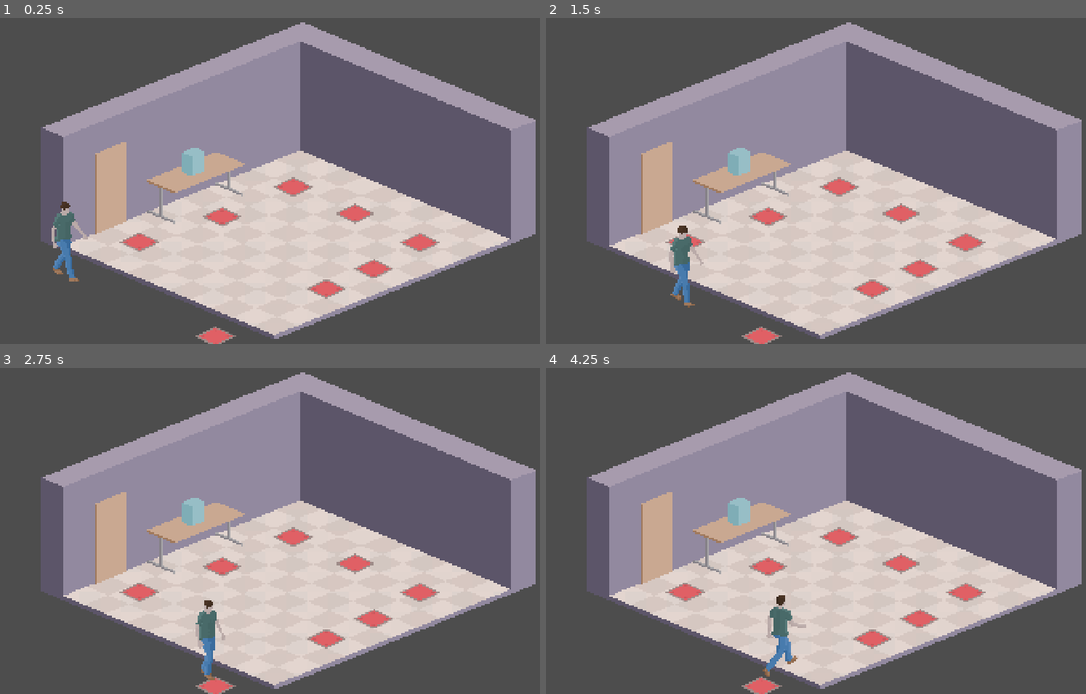
Above: before the commit, frames 1-4 (two rows, left to right).
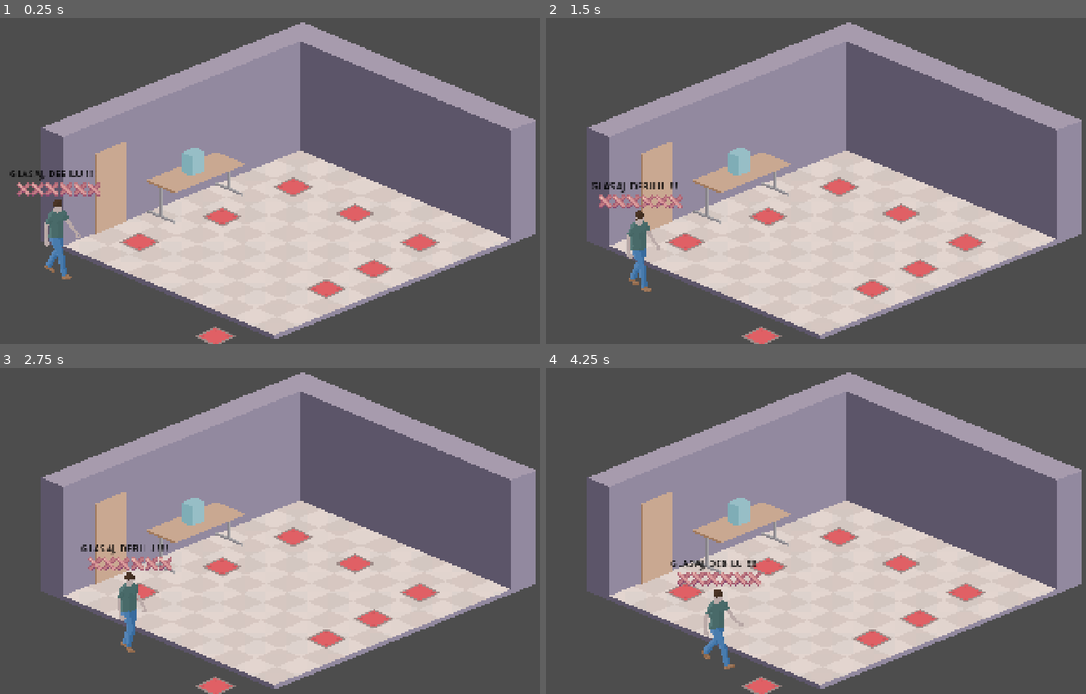
Above: after the commit, the same moments.

Repository: kreativna-blokada/blokadna-glasalica
Game: Godot game, scene res://!project/build/design/scenes/playground.tscn
Same seed, same stepped clock (60 frames per second), same inputs: the game is played once before the commit and once after it.
Inputs:
- Up to frame 1 (0.25 s): no input
- Up to frame 2 (1.5 s): tap Enter (ui_accept) at 0.5, 0.77 s; hold Right (ui_right) from 0.53 s (still down)
- Up to frame 3 (2.75 s): tap Enter (ui_accept) at 1.52 s; release Right (ui_right) at 2.03 s; hold Left (ui_left) from 2.03 s (still down)
- Up to frame 4 (4.25 s): release Left (ui_left) at 2.78 s; hold Right (ui_right) from 2.78 s (still down); tap Enter (ui_accept) at 3.02, 3.77 s

The runs differ from the first frame. In frame 1, 1.4% of the frame differs, in the area x 1-19%, y 46-81%; in frame 2, 2.0%; in frame 3, 1.8%; in frame 4, 2.0%, in the area x 23-49%, y 59-95%.

Commit message:
Moral Kombat minimalistic demo

Diff:
--- a/!project/build/design/scenes/actors/character.tscn
+++ b/!project/build/design/scenes/actors/character.tscn
@@ -1,11 +1,65 @@
 [gd_scene format=3 uid="uid://d2ah82i7p56vk"]
 
 [ext_resource type="Script" uid="uid://r52riejfxhoe" path="res://!project/build/design/scenes/actors/character.gd" id="1_b5jgq"]
+[ext_resource type="Texture2D" uid="uid://daitxkwj0uc85" path="res://!project/assets/art/Sprout Lands - UI Pack - Basic.png" id="2_b5jgq"]
 
 [node name="Character" type="CharacterBody2D" unique_id=1417136144]
 collision_layer = 0
 collision_mask = 0
 script = ExtResource("1_b5jgq")
+
+[node name="Label" type="Label" parent="." unique_id=867489016]
+offset_left = -300.0
+offset_top = -100.0
+offset_right = -136.0
+offset_bottom = -77.0
+scale = Vector2(4, 4)
+text = "ZAOKRUZI STUDENTE"
+
+[node name="HUD" type="Node2D" parent="." unique_id=1951438455]
+scale = Vector2(1.6, 1.6)
+
+[node name="Check" type="Sprite2D" parent="HUD" unique_id=22711907]
+position = Vector2(-72.75, -0.24999973)
+texture = ExtResource("2_b5jgq")
+hframes = 5
+vframes = 19
+frame = 36
+
+[node name="Spray" type="Sprite2D" parent="HUD" unique_id=970090629]
+position = Vector2(-43.75, -0.24999973)
+texture = ExtResource("2_b5jgq")
+hframes = 5
+vframes = 19
+frame = 36
+
+[node name="ID" type="Sprite2D" parent="HUD" unique_id=879326635]
+position = Vector2(-14.749998, -0.24999973)
+texture = ExtResource("2_b5jgq")
+hframes = 5
+vframes = 19
+frame = 36
+
+[node name="Ballot" type="Sprite2D" parent="HUD" unique_id=681672490]
+position = Vector2(14.750002, -0.24999973)
+texture = ExtResource("2_b5jgq")
+hframes = 5
+vframes = 19
+frame = 36
+
+[node name="Booth" type="Sprite2D" parent="HUD" unique_id=762571512]
+position = Vector2(43.75, -0.24999973)
+texture = ExtResource("2_b5jgq")
+hframes = 5
+vframes = 19
+frame = 36
+
+[node name="Box" type="Sprite2D" parent="HUD" unique_id=1069367732]
+position = Vector2(72.37499, 0.3750002)
+texture = ExtResource("2_b5jgq")
+hframes = 5
+vframes = 19
+frame = 36
 
 [node name="ShadowSprite" type="Sprite2D" parent="." unique_id=1735587067]
 centered = false
--- a/!project/build/design/scenes/actors/voter.gd
+++ b/!project/build/design/scenes/actors/voter.gd
@@ -8,6 +8,8 @@
 var current_dir_animation: String = "idle"
 
 @onready var sfx_player: AudioStreamPlayer = $AudioStreamPlayer
+@onready var hud_sprites: Array = $HUD.get_children()
+@onready var status_label: Label = $Label
 
 var stop_sounds: Dictionary = {
 	0: "",
@@ -46,8 +48,10 @@
 		current_target_stop = playground.get_stop_at_index(current_stop_index)
 		if current_target_stop == null:
 			finished_all_stops = true
+			status_label.text = "GOTOVO!"
 		else:
 			update_animation_name()
+			update_label_text() # Update text as soon as we start moving to the next stop
 
 func update_animation_name() -> void:
 	match current_stop_index:
@@ -89,6 +93,7 @@
 	is_waiting = true
 
 	play_stop_sound()
+	update_hud_frames()
 
 	await get_tree().create_timer(1.0).timeout
 
@@ -99,10 +104,37 @@
 func play_stop_sound() -> void:
 	if stop_sounds.has(current_stop_index):
 		var sound_path = stop_sounds[current_stop_index]
-		if FileAccess.file_exists(sound_path):
+		if not sound_path.is_empty() and FileAccess.file_exists(sound_path):
+			sfx_player.volume_db = 0.0
+			if current_stop_index == 6:
+				sfx_player.volume_db = 10.0
+
 			var stream = load(sound_path)
 			sfx_player.stream = stream
 			sfx_player.play()
 
+func update_hud_frames() -> void:
+	if hud_sprites.size() < 6:
+		return
+
+	match current_stop_index:
+		1: hud_sprites[0].frame = 35
+		2: hud_sprites[1].frame = 35
+		3: hud_sprites[2].frame = 35
+		4: hud_sprites[3].frame = 35
+		5: hud_sprites[4].frame = 35
+		6: hud_sprites[5].frame = 35
+
+func update_label_text() -> void:
+	match current_stop_index:
+		0: status_label.text = "GLASAJ, DEBILU !!!!"
+		1: status_label.text = "SKENIRAJ PRSTIC"
+		2: status_label.text = "POPRSKAJ PRSTIC"
+		3: status_label.text = "LICNA KARtA"
+		4: status_label.text = "PAPIRIC BOMBONCE ?"
+		5: status_label.text = "ZAOKRUZI STUDENTE !!"
+		6: status_label.text = "CHOOSE YOUR DESTINY !"
+		_: status_label.text = "BJAZI, BJAAZI, BJAAAZI"
+
 func set_heading() -> void:
 	pass
--- a/!project/build/design/scenes/actors/voter.tscn
+++ b/!project/build/design/scenes/actors/voter.tscn
@@ -100,13 +100,25 @@
 script = ExtResource("2_5suuu")
 speed = 100.0
 
-[node name="CharacterSprite" parent="." index="1" unique_id=3088008]
+[node name="Label" parent="." index="0" unique_id=867489016]
+offset_left = -163.0
+offset_top = -241.0
+offset_right = 1.0
+offset_bottom = -218.0
+scale = Vector2(2, 2)
+theme_override_colors/font_color = Color(0, 0, 0, 1)
+text = "GLASAJ, DEBILU !!!!!!!!"
+
+[node name="HUD" parent="." index="1" unique_id=1951438455]
+position = Vector2(0, -166)
+
+[node name="CharacterSprite" parent="." index="3" unique_id=3088008]
 scale = Vector2(1.5, 1.5)
 texture = ExtResource("3_3da2g")
 hframes = 39
 vframes = 4
 
-[node name="AnimationPlayer" parent="." index="3" unique_id=830087118]
+[node name="AudioStreamPlayer" type="AudioStreamPlayer" parent="." index="4" unique_id=1711024557]
+
+[node name="AnimationPlayer" parent="." index="6" unique_id=830087118]
 libraries/ = SubResource("AnimationLibrary_7wrt8")
-
-[node name="AudioStreamPlayer" type="AudioStreamPlayer" parent="." index="4" unique_id=1711024557]
--- a/!project/build/design/scenes/playground.tscn
+++ b/!project/build/design/scenes/playground.tscn
@@ -40,9 +40,8 @@
 position = Vector2(475, 743)
 
 [node name="Out" parent="VotingStops" unique_id=118482608 instance=ExtResource("4_0lvdn")]
-position = Vector2(-102, 421)
+position = Vector2(-228, 354)
 
 [node name="Voter" parent="." unique_id=1417136144 instance=ExtResource("2_15nu1")]
 position = Vector2(185, 727)
 scale = Vector2(0.99999994, 0.99999994)
-speed = 200.0
Binary file added: !project/assets/art/Sprout Lands - UI Pack - Basic.png
Not shown, added: !project/assets/art/Sprout Lands - UI Pack - Basic.png.import
